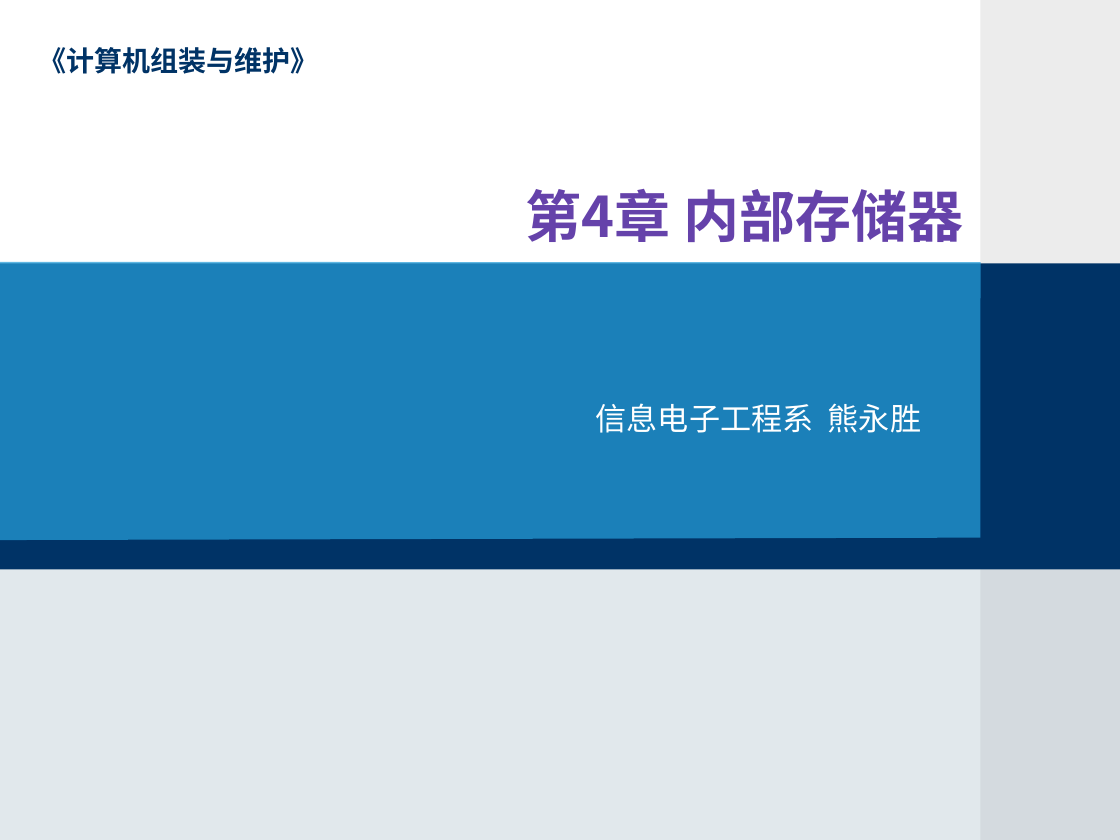
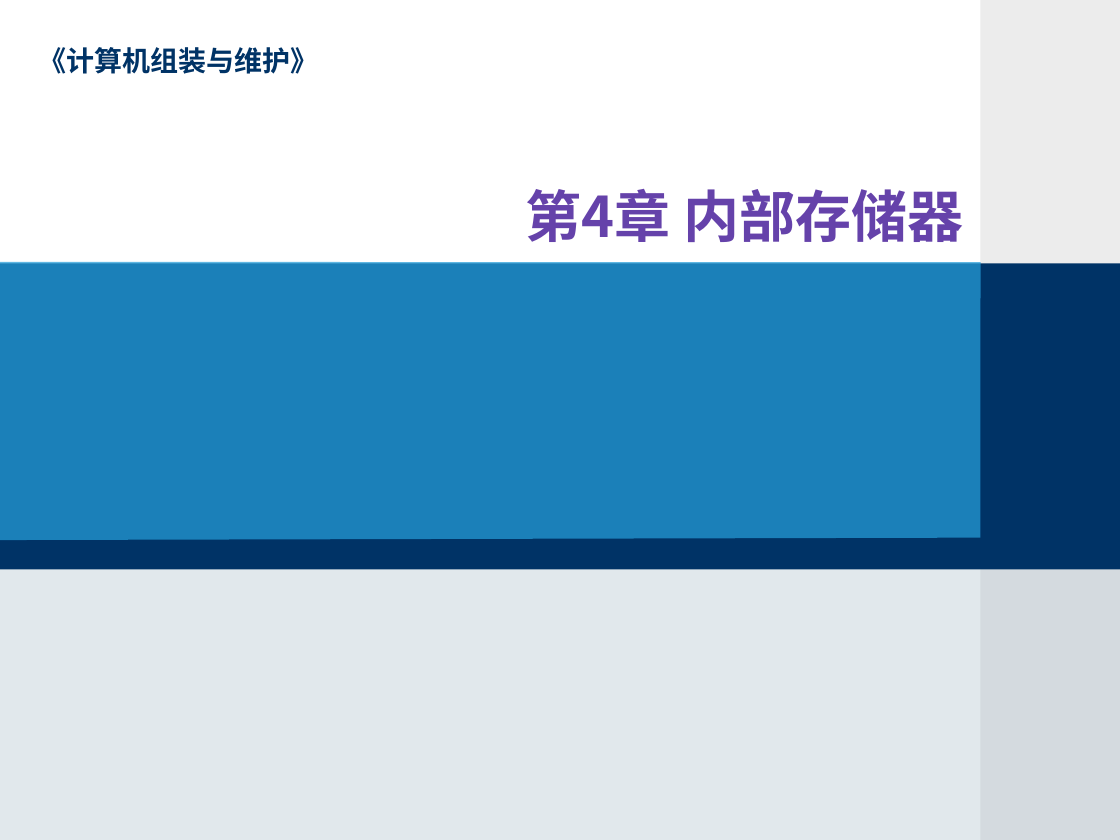
Before and after one commit to wutongyuliujia123/preparation, a slide deck: slide 1 of 计算机组装与维修/《计算机组装与维护》第四章电子课件.ppt.ppt. Drawn at 1120x840 pixels with LibreOffice and Linux fonts; fonts in the diff are those of the drawing; background and template pictures are left out. Boxes give left, top, right and bottom in pixels: in the first picture for what was removed or moved away, otherwise in the second. Text is boxed around its words. In the diff, an @@ line names an element or a change of style, - is before the commit and + after.

```diff
--- a/计算机组装与维修/《计算机组装与维护》第四章电子课件.ppt.ppt
+++ b/计算机组装与维修/《计算机组装与维护》第四章电子课件.ppt.ppt
@@ subtitle removed at [596,403,921,433] @@
-信息电子工程系 熊永胜
```
Also in this commit, not shown: 28 other slides changed, 1 slide added, 1 slide removed, 7 other files.
